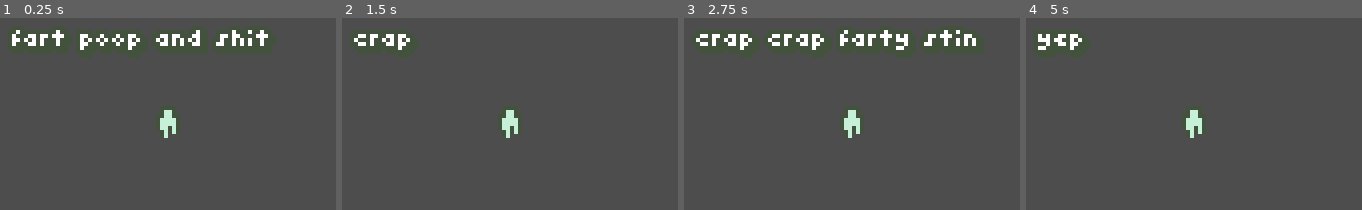
Above: before the commit, frames 1-4 (left to right).
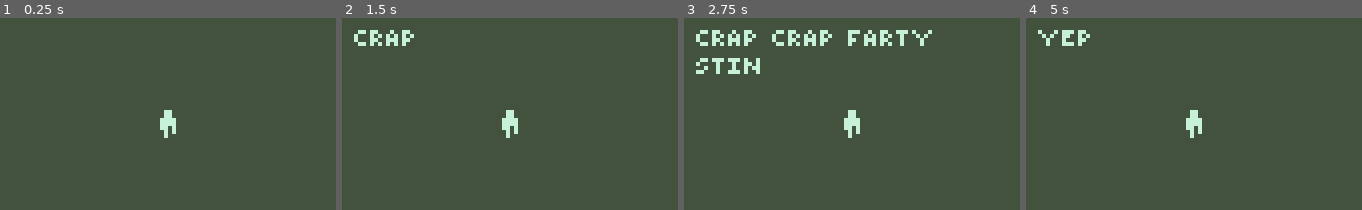
Above: after the commit, the same moments.

Repository: kaiakairos/nokia-jam2024
Game: Godot game, scene res://main_scenes/test/test_level.tscn
Two runs of this game, one before a commit and one after it. Both use one fixed random seed, a clock stepped at 60 frames per second and the inputs below. Before the commit the project has no main scene; this scene is started directly in both runs.
Inputs:
- Up to frame 1 (0.25 s): no input
- Up to frame 2 (1.5 s): tap Enter at 0.5 s; hold Right (moveRIGHT) 0.53-1.28 s; tap Z (interact) at 0.6, 1.35 s; tap Space at 1.25 s; hold Down (moveDOWN) from 1.28 s (still down)
- Up to frame 3 (2.75 s): release Down (moveDOWN) at 2.03 s; hold Right (moveRIGHT) from 2.03 s (still down); tap Z (interact) at 2.1 s
- Up to frame 4 (5 s): release Right (moveRIGHT) at 2.78 s; hold Up (moveUP) 2.78-3.53 s; tap Z (interact) at 2.85, 3.6, 4.35 s; tap Enter at 3.5 s; hold Left (moveLEFT) from 3.53 s (still down); tap Space at 4.25 s

The runs differ from the first frame. In frame 1, 2.1% of the frame differs, in the area x 3-80%, y 6-17%; in frame 2, 1.0%; in frame 3, 4.6%, in the area x 3-87%, y 6-30%; in frame 4, 0.9%.

Commit message:
workin

Diff:
--- a/autoload/DialogueTrees.gd
+++ b/autoload/DialogueTrees.gd
@@ -3,8 +3,30 @@
 
 ## WRITE GAME DIALOGUE CODES IN HERE ##
 
+func entrance():
+	await Global.runDialogue("As you descend into the bunker,")
+	await Global.runDialogue("the harsh transition of the cold air")
+	await Global.runDialogue("engulfs you like water.",true)
+	return
+
+func frozenBeast():
+	await Global.runDialogue("Deep in the frozen ice, barely visible")
+	await Global.runDialogue("deep maroon red")
+	await Global.runDialogue("a thousand eyes staring with blank expression")
+	await Global.runDialogue("suspended, inanimate flesh.")
+	await Global.runDialogue("You get the sense that you shouldn't be looking at them.",true)
+	return
+
+func frozenDoor():
+	await Global.runDialogue("The door is frozen shut.",true)
+	return
+
+func struggleDoor():
+	await Global.runDialogue("After some effort, the door snaps open.",true)
+	return
+
 func poop():
 	await Global.runDialogue("crap crap fart")
 	await Global.runDialogue("crap crap farty stink")
-	await Global.runDialogue("yep",1.0,true)
+	await Global.runDialogue("yep",true,1.0)
 	return
--- a/autoload/Global.gd
+++ b/autoload/Global.gd
@@ -3,6 +3,6 @@
 var player : Player = null
 
 
-func runDialogue(text:String,delay:float=0.02,endOfDialogue:bool=false):
-	await player.say(text,delay,endOfDialogue)
+func runDialogue(text:String,endOfDialogue:bool=false,delay:float=0.02):
+	await player.say(text.to_upper(),delay,endOfDialogue)
 	return
--- /dev/null
+++ b/main_scenes/mainLevel/game.tscn
@@ -0,0 +1,164 @@
+[gd_scene load_steps=12 format=3 uid="uid://08kga67yko78"]
+
+[ext_resource type="Texture2D" uid="uid://b00jj7tu4uck1" path="res://main_scenes/backgroundArts/entrance.png" id="1_ta0qr"]
+[ext_resource type="PackedScene" uid="uid://coesb8yvkvpq2" path="res://object_scenes/player/player.tscn" id="2_geoaq"]
+[ext_resource type="Texture2D" uid="uid://b3prcrm5j0mho" path="res://main_scenes/backgroundArts/door.png" id="2_xqqnx"]
+[ext_resource type="Texture2D" uid="uid://dmuava1udl021" path="res://main_scenes/backgroundArts/hallway.png" id="3_0ic3i"]
+[ext_resource type="Texture2D" uid="uid://d2dvmw3amb4d2" path="res://main_scenes/backgroundArts/frozenBeast.png" id="4_v8sv3"]
+[ext_resource type="PackedScene" uid="uid://d3wkrr8khtbxe" path="res://object_scenes/interactable/interactable.tscn" id="5_ibad4"]
+[ext_resource type="PackedScene" uid="uid://sf5w8pseayko" path="res://object_scenes/cameraShifter/camera_shift_area.tscn" id="6_5frm0"]
+
+[sub_resource type="RectangleShape2D" id="RectangleShape2D_ax044"]
+size = Vector2(28, 28)
+
+[sub_resource type="RectangleShape2D" id="RectangleShape2D_142dk"]
+size = Vector2(11, 11)
+
+[sub_resource type="RectangleShape2D" id="RectangleShape2D_plnto"]
+size = Vector2(38, 8)
+
+[sub_resource type="RectangleShape2D" id="RectangleShape2D_5y3l5"]
+size = Vector2(90, 24)
+
+[node name="Game" type="Node2D"]
+
+[node name="Backgrounds" type="Node2D" parent="."]
+z_index = -3
+
+[node name="Entrance" type="Sprite2D" parent="Backgrounds"]
+position = Vector2(1, 70)
+texture = ExtResource("1_ta0qr")
+centered = false
+
+[node name="Door" type="Sprite2D" parent="Backgrounds"]
+position = Vector2(185, 7)
+texture = ExtResource("2_xqqnx")
+centered = false
+
+[node name="Hallway" type="Sprite2D" parent="Backgrounds"]
+position = Vector2(347, 32)
+texture = ExtResource("3_0ic3i")
+centered = false
+
+[node name="FrozenBeast" type="Sprite2D" parent="Backgrounds"]
+position = Vector2(348, -107)
+texture = ExtResource("4_v8sv3")
+centered = false
+
+[node name="Collisions" type="Node2D" parent="."]
+
+[node name="StaticBody2D" type="StaticBody2D" parent="Collisions"]
+position = Vector2(6, 86)
+
+[node name="CollisionPolygon2D" type="CollisionPolygon2D" parent="Collisions/StaticBody2D"]
+polygon = PackedVector2Array(7, -16, 7, 25, 12, 44, 21, 57, 54, 57, 99, 62, 99, 70, -6, 70, -6, -16)
+
+[node name="CollisionPolygon2D2" type="CollisionPolygon2D" parent="Collisions/StaticBody2D"]
+polygon = PackedVector2Array(20, -12, 20, 25, 37, 47, 102, 47, 102, -12, 102, -18, 20, -18, 5, -18, 5, -12)
+
+[node name="StaticBody2D2" type="StaticBody2D" parent="Collisions"]
+position = Vector2(341, -57)
+
+[node name="CollisionPolygon2D" type="CollisionPolygon2D" parent="Collisions/StaticBody2D2"]
+polygon = PackedVector2Array(16, -3, 16, 18, 40, 28, 48, 36, 48, 56, -28, 55, -27, -11, 19, -52, 127, -43, 103, 56, 57, 56, 57, 28, 66, 22, 69, 12, 82, 12, 86, -6, 73, -6, 54, -15, 43, -15, 35, -9)
+
+[node name="StaticBody2D3" type="StaticBody2D" parent="Collisions"]
+position = Vector2(181, 42)
+
+[node name="CollisionPolygon2D" type="CollisionPolygon2D" parent="Collisions/StaticBody2D3"]
+polygon = PackedVector2Array(-8, 31, 4, 29, 4, 35, 82, 35, 82, 24, 98, 24, 98, 19, 82, 19, 82, 7, 11, 7, 11, 30, -6, 30, -6, -8, 106, -8, 106, 47, -8, 47)
+
+[node name="StaticBody2D4" type="StaticBody2D" parent="Collisions"]
+position = Vector2(347, 55)
+
+[node name="CollisionPolygon2D" type="CollisionPolygon2D" parent="Collisions/StaticBody2D4"]
+polygon = PackedVector2Array(-17, 3, -17, 21, -2, 28, -2, 17, 116, 17, 116, 24, -17, 24, -17, 49, 127, 49, 127, 3)
+
+[node name="Transitions" type="Node2D" parent="."]
+
+[node name="Interactable" parent="Transitions" instance=ExtResource("5_ibad4")]
+position = Vector2(114, 141)
+mustBeInteracted = false
+teleportPlayer = true
+teleportPos = Vector2(190, 74)
+
+[node name="CollisionShape2D" type="CollisionShape2D" parent="Transitions/Interactable"]
+shape = SubResource("RectangleShape2D_ax044")
+
+[node name="Interactable2" parent="Transitions" instance=ExtResource("5_ibad4")]
+position = Vector2(173, 75)
+mustBeInteracted = false
+teleportPlayer = true
+teleportPos = Vector2(95, 142)
+
+[node name="CollisionShape2D" type="CollisionShape2D" parent="Transitions/Interactable2"]
+shape = SubResource("RectangleShape2D_ax044")
+
+[node name="Interactable3" parent="Transitions" instance=ExtResource("5_ibad4")]
+position = Vector2(289, 66)
+mustBeInteracted = false
+teleportPlayer = true
+teleportPos = Vector2(354, 75)
+
+[node name="CollisionShape2D" type="CollisionShape2D" parent="Transitions/Interactable3"]
+shape = SubResource("RectangleShape2D_ax044")
+
+[node name="Interactable4" parent="Transitions" instance=ExtResource("5_ibad4")]
+position = Vector2(334, 75)
+mustBeInteracted = false
+teleportPlayer = true
+teleportPos = Vector2(270, 63)
+
+[node name="CollisionShape2D" type="CollisionShape2D" parent="Transitions/Interactable4"]
+shape = SubResource("RectangleShape2D_ax044")
+
+[node name="Interactable5" parent="Transitions" instance=ExtResource("5_ibad4")]
+position = Vector2(214, 34)
+treeFunction = "frozenDoor"
+
+[node name="CollisionShape2D" type="CollisionShape2D" parent="Transitions/Interactable5"]
+position = Vector2(-0.5, 11.5)
+shape = SubResource("RectangleShape2D_142dk")
+
+[node name="Interactable6" parent="Transitions" instance=ExtResource("5_ibad4")]
+position = Vector2(380, 57)
+treeFunction = "struggleDoor"
+teleportPlayer = true
+teleportPos = Vector2(393, -18)
+
+[node name="CollisionShape2D" type="CollisionShape2D" parent="Transitions/Interactable6"]
+position = Vector2(-0.5, 11.5)
+shape = SubResource("RectangleShape2D_142dk")
+
+[node name="AmbientDialogue" type="Node2D" parent="."]
+
+[node name="Interactable" parent="AmbientDialogue" instance=ExtResource("5_ibad4")]
+position = Vector2(20, 120)
+treeFunction = "entrance"
+mustBeInteracted = false
+oneShot = true
+
+[node name="CollisionShape2D" type="CollisionShape2D" parent="AmbientDialogue/Interactable"]
+shape = SubResource("RectangleShape2D_ax044")
+
+[node name="InteractiveDialogue" type="Node2D" parent="."]
+
+[node name="Interactable" parent="InteractiveDialogue" instance=ExtResource("5_ibad4")]
+position = Vector2(391, -69)
+treeFunction = "frozenBeast"
+
+[node name="CollisionShape2D" type="CollisionShape2D" parent="InteractiveDialogue/Interactable"]
+shape = SubResource("RectangleShape2D_plnto")
+
+[node name="CamFocus" type="Node2D" parent="."]
+
+[node name="CameraShiftArea" parent="CamFocus" instance=ExtResource("6_5frm0")]
+position = Vector2(389, -70)
+originSet = Vector2(0, -10)
+
+[node name="CollisionShape2D" type="CollisionShape2D" parent="CamFocus/CameraShiftArea"]
+position = Vector2(2, 2)
+shape = SubResource("RectangleShape2D_5y3l5")
+
+[node name="player" parent="." instance=ExtResource("2_geoaq")]
+position = Vector2(37, 138)
--- a/object_scenes/interactable/interactable.gd
+++ b/object_scenes/interactable/interactable.gd
@@ -3,6 +3,13 @@
 
 @export var originSetWhenInteracting : Vector2 = Vector2.ZERO
 @export var treeFunction :String = ""
+@export var mustBeInteracted :bool = true
+
+@export var teleportPlayer : bool = false
+@export var teleportPos :Vector2 = Vector2.ZERO
+
+@export var oneShot :bool = false
+var activated = false
 
 func _ready():
 	set_process(false)
@@ -17,6 +24,12 @@
 
 func runCast():
 
+	if oneShot and activated:
+		return
+
+	if !mustBeInteracted:
+		return
+
 	if !DialogueTrees.has_method(treeFunction):
 		print_debug("WARNING: I DO NOT HAVE A CORRECT DIALOGUE TREE: " + str(self))
 		return
@@ -28,3 +41,28 @@
 
 	await callable.call()
 	set_process(false)
+
+	if teleportPlayer:
+		Global.player.teleport(teleportPos)
+
+	activated = true
+
+
+func _on_body_entered(body):
+	if mustBeInteracted:
+		return
+	if oneShot and activated:
+		return
+	if body == Global.player:
+		if DialogueTrees.has_method(treeFunction):
+			if originSetWhenInteracting != Vector2.ZERO:
+				set_process(true)
+			var callable = Callable(DialogueTrees, treeFunction)
+
+			await callable.call()
+			set_process(false)
+
+		if teleportPlayer:
+			body.teleport(teleportPos)
+
+		activated = true
--- a/object_scenes/interactable/interactable.tscn
+++ b/object_scenes/interactable/interactable.tscn
@@ -4,6 +4,7 @@
 
 [node name="Interactable" type="Area2D"]
 collision_layer = 4
-collision_mask = 0
-monitoring = false
+collision_mask = 2
 script = ExtResource("1_65dxf")
+
+[connection signal="body_entered" from="." to="." method="_on_body_entered"]
--- a/object_scenes/player/player.gd
+++ b/object_scenes/player/player.gd
@@ -2,6 +2,7 @@
 class_name Player
 
 var isInDialogue : bool = false
+var isLevelTransitioning : bool = false
 
 var walkTick := 0
 const SPEED = 1600
@@ -25,7 +26,7 @@
 
 	interacting()
 
-	if !isInDialogue:
+	if !isInDialogue and !isLevelTransitioning:
 		playerMovement(delta)
 
 	if originTicks > 0:
@@ -100,3 +101,31 @@
 		dialogueText.text = ""
 		isInDialogue = false
 	return
+
+func teleport(newPos):
+	isLevelTransitioning = true
+	$CameraOrigin/Camera2D/LowCutFade.frame = 1
+	await get_tree().create_timer(0.2).timeout
+	$CameraOrigin/Camera2D/LowCutFade.frame = 2
+	await get_tree().create_timer(0.2).timeout
+	$CameraOrigin/Camera2D/LowCutFade.frame = 3
+	await get_tree().create_timer(0.2).timeout
+	$CameraOrigin/Camera2D/LowCutFade.frame = 4
+	await get_tree().create_timer(0.2).timeout
+	$CameraOrigin/Camera2D.enabled = false
+
+
+
+	position = newPos
+	await get_tree().create_timer(1.0).timeout
+	$CameraOrigin/Camera2D.enabled = true
+
+	$CameraOrigin/Camera2D/LowCutFade.frame = 3
+	await get_tree().create_timer(0.2).timeout
+	$CameraOrigin/Camera2D/LowCutFade.frame = 2
+	await get_tree().create_timer(0.2).timeout
+	$CameraOrigin/Camera2D/LowCutFade.frame = 1
+	await get_tree().create_timer(0.2).timeout
+	$CameraOrigin/Camera2D/LowCutFade.frame = 0
+	await get_tree().create_timer(0.2).timeout
+	isLevelTransitioning = false
--- a/object_scenes/player/player.tscn
+++ b/object_scenes/player/player.tscn
@@ -1,8 +1,9 @@
-[gd_scene load_steps=6 format=3 uid="uid://coesb8yvkvpq2"]
+[gd_scene load_steps=7 format=3 uid="uid://coesb8yvkvpq2"]
 
 [ext_resource type="Script" path="res://object_scenes/player/player.gd" id="1_26n5a"]
 [ext_resource type="Texture2D" uid="uid://dqj60fa35fhaw" path="res://object_scenes/player/player.png" id="1_gpcwn"]
 [ext_resource type="FontFile" uid="uid://b0h824ort3fim" path="res://zeeg/fonts/tiny.ttf" id="3_fq4dl"]
+[ext_resource type="Texture2D" uid="uid://cx8gjp54k1kmg" path="res://ui_scenes/transitionFade/lowCutFade.png" id="4_2hffa"]
 
 [sub_resource type="CircleShape2D" id="CircleShape2D_3m2a5"]
 radius = 2.0
@@ -11,9 +12,10 @@
 line_spacing = 1.0
 font = ExtResource("3_fq4dl")
 font_size = 6
-outline_size = 3
+font_color = Color(0.780392, 0.941176, 0.847059, 1)
+outline_size = 7
 outline_color = Color(0.262745, 0.321569, 0.239216, 1)
-shadow_size = 3
+shadow_size = 7
 shadow_color = Color(0.262745, 0.321569, 0.239216, 1)
 
 [node name="player" type="CharacterBody2D"]
@@ -37,15 +39,20 @@
 offset_top = -22.0
 offset_right = 39.0
 offset_bottom = 22.0
-text = "fart poop and shit"
 label_settings = SubResource("LabelSettings_t8gys")
 autowrap_mode = 2
-visible_characters = 19
 visible_characters_behavior = 1
-visible_ratio = 1.05556
+
+[node name="LowCutFade" type="Sprite2D" parent="CameraOrigin/Camera2D"]
+z_index = 5
+position = Vector2(-42, -24)
+texture = ExtResource("4_2hffa")
+centered = false
+hframes = 5
 
 [node name="InteractCast" type="RayCast2D" parent="."]
 target_position = Vector2(0, 5)
 collision_mask = 4
+hit_from_inside = true
 collide_with_areas = true
 collide_with_bodies = false
--- a/project.godot
+++ b/project.godot
@@ -11,6 +11,7 @@
 [application]
 
 config/name="nokia2024"
+run/main_scene="res://main_scenes/mainLevel/game.tscn"
 config/features=PackedStringArray("4.2", "GL Compatibility")
 config/icon="res://icon.svg"
 
@@ -77,3 +78,4 @@
 textures/canvas_textures/default_texture_filter=0
 renderer/rendering_method="gl_compatibility"
 renderer/rendering_method.mobile="gl_compatibility"
+environment/defaults/default_clear_color=Color(0.262745, 0.321569, 0.239216, 1)
Binary file added: main_scenes/backgroundArts/door.png
Not shown, added: main_scenes/backgroundArts/door.png.import
Binary file added: main_scenes/backgroundArts/entrance.png
Not shown, added: main_scenes/backgroundArts/entrance.png.import
Binary file added: main_scenes/backgroundArts/frozenBeast.png
Not shown, added: main_scenes/backgroundArts/frozenBeast.png.import
Binary file added: main_scenes/backgroundArts/hallway.png
Not shown, added: main_scenes/backgroundArts/hallway.png.import
